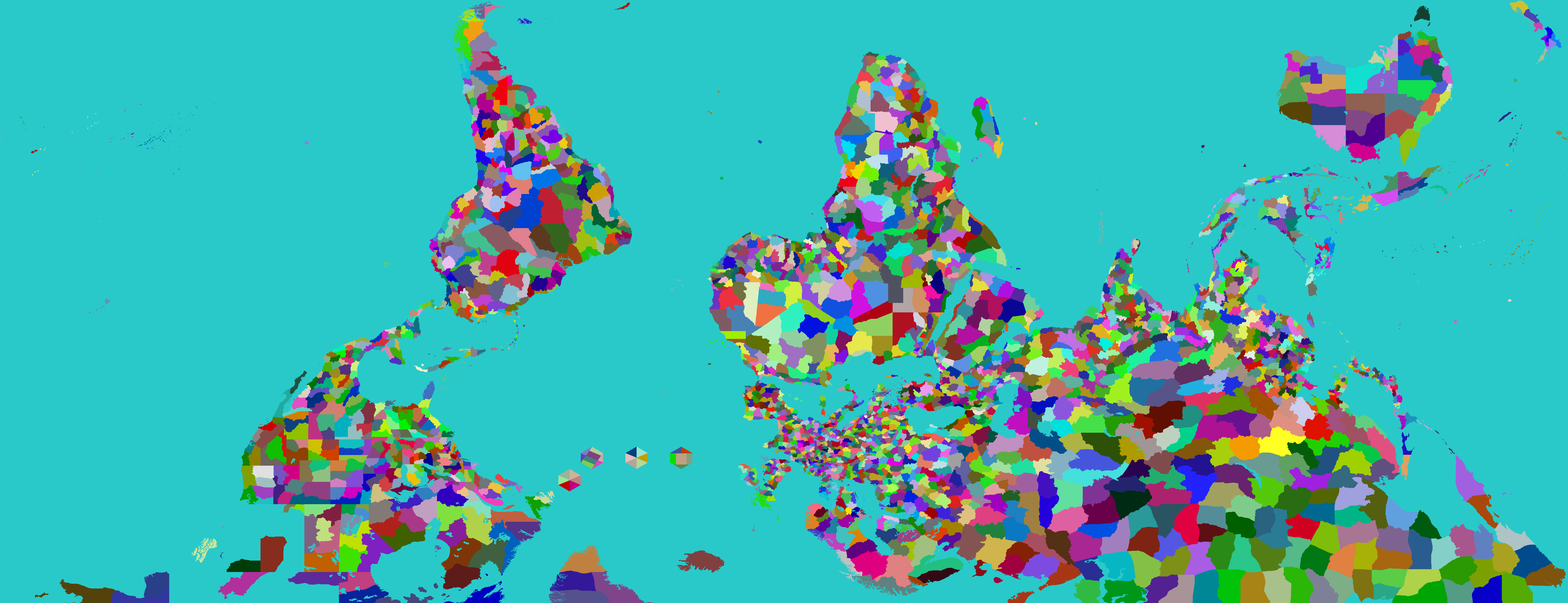
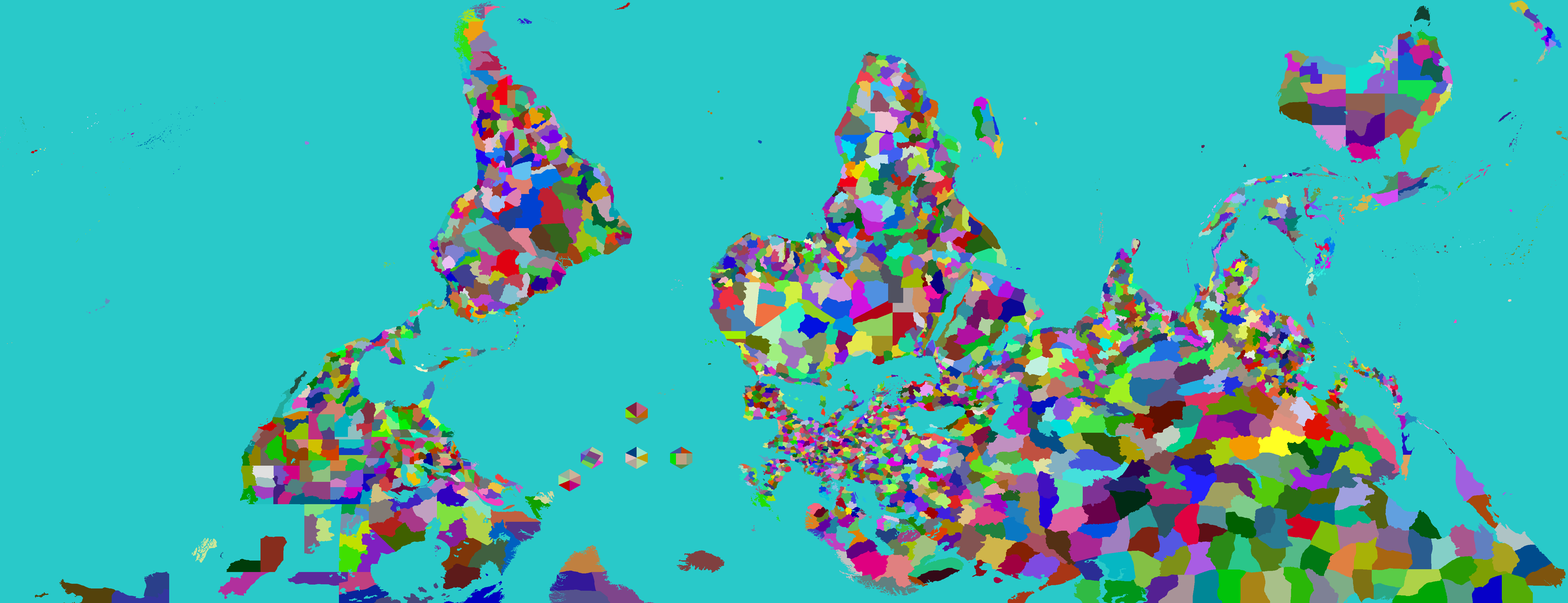
Layers edited between the first and the second (1568, 603) image:
painted on "Provinces" over [283, 402, 648, 573]
